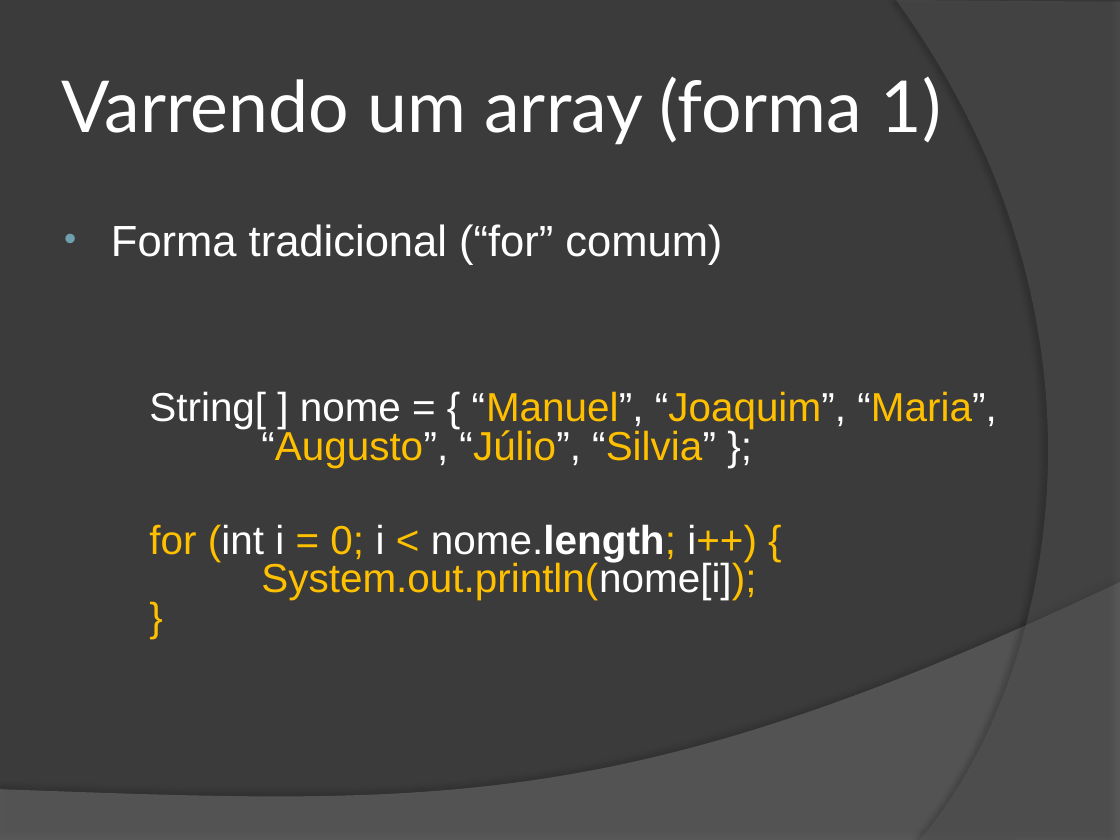
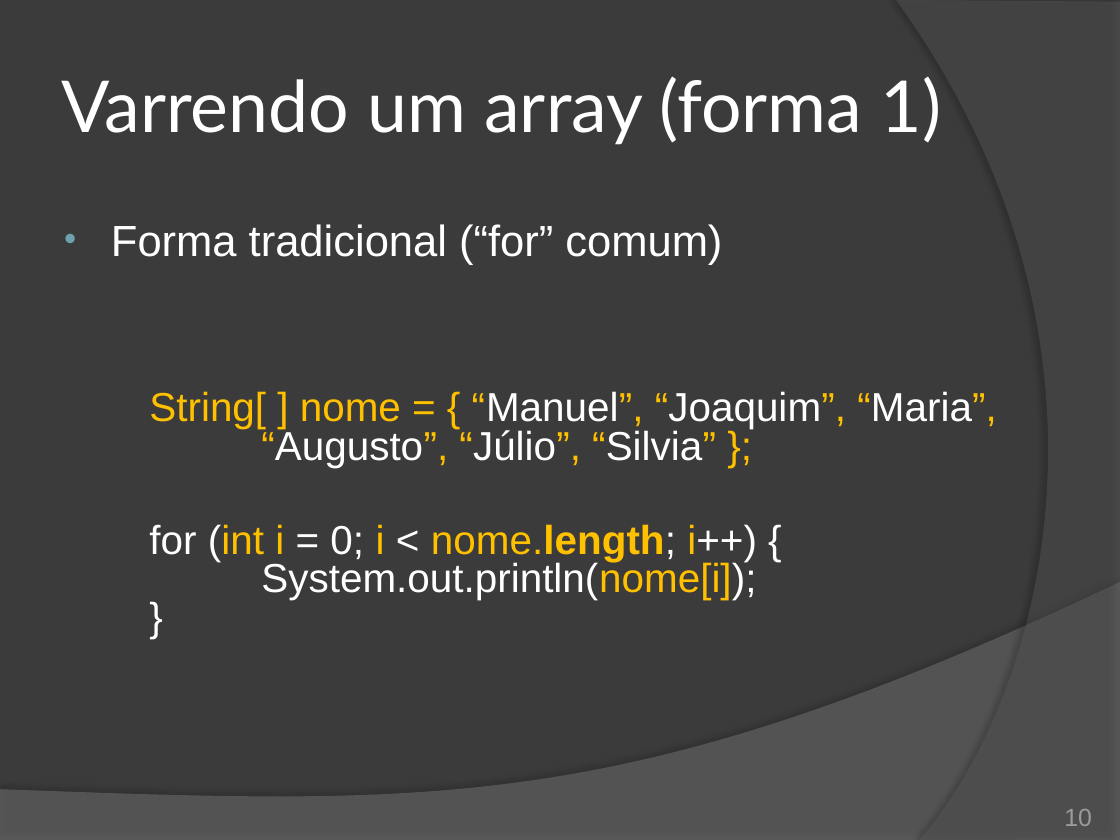
Before and after one commit to duchesqui/slzvieira-training, a slide deck: slide 10 of 2-Java-Programmer-Modulo-II/07.Capitulo02.pptx. Drawn at 1120x840 pixels with LibreOffice and Linux fonts; fonts in the diff are those of the drawing. Boxes give left, top, right and bottom in pixels: in the first picture for what was removed or moved away, otherwise in the second. Text is boxed around its words. In the diff, an @@ line names an element or a change of style, - is before the commit and + after.

```diff
--- a/2-Java-Programmer-Modulo-II/07.Capitulo02.pptx
+++ b/2-Java-Programmer-Modulo-II/07.Capitulo02.pptx
@@ text "String[ ] nome = { ..." at (149, 391, 997, 600): text colour #FFFFFF to #FFC000 in "String[ ] nome = { “Manuel”, “Joaquim”, ...", "(int i i nome.length; i++) System.out.println(nome[i]);"; text colour #FFC000 to #FFFFFF in "“Manuel”, “Joaquim”, “Maria”, “Augusto”, “Júlio”, “Silvia”", "for (int = 0; < nome.length; i++) ..." @@
@@ page number added at (1064, 809, 1092, 826), 16 pt, text #9D9B9A @@
+10
```
Also in this commit, not shown: 16 other slides changed, 1 slide added, 11 other files.
